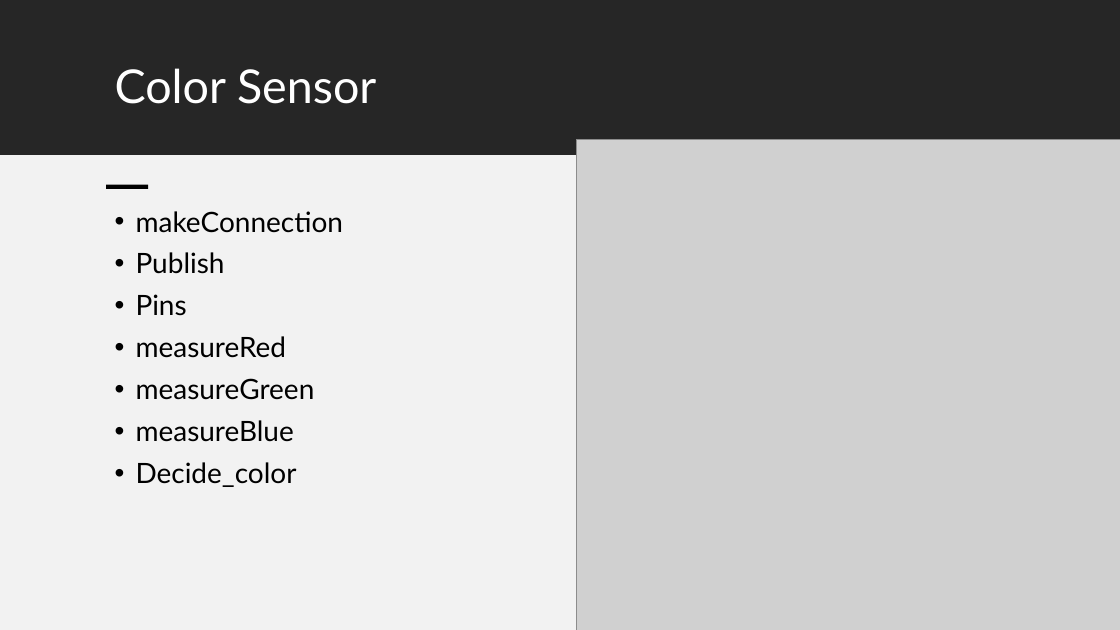
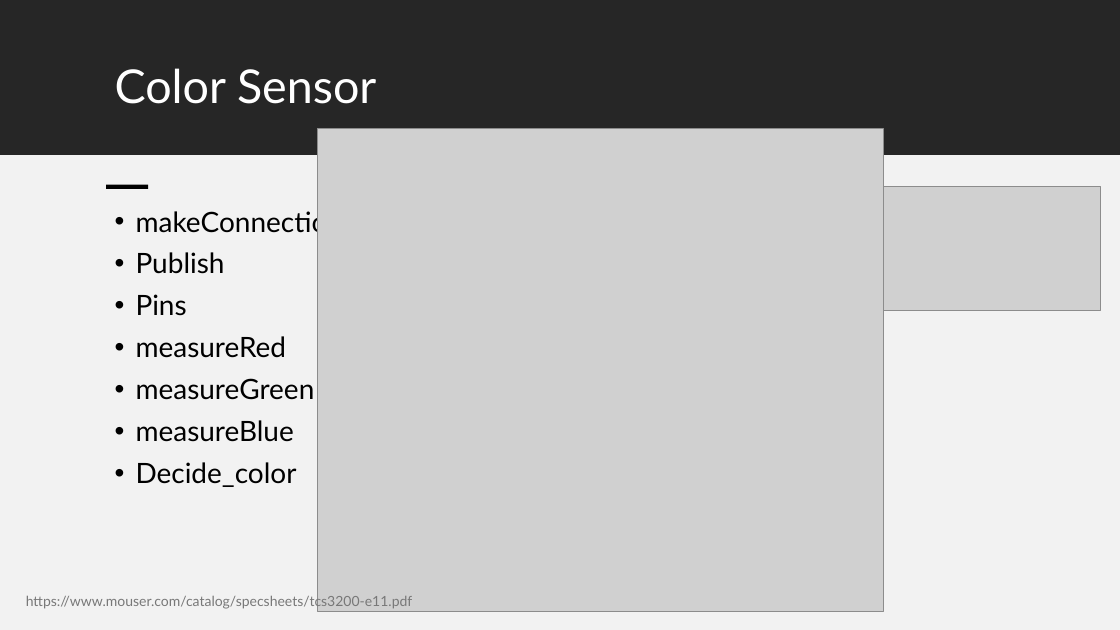
Before and after one commit to DavidGonzalez2399/SS2024_AES_Lab_A, a slide deck: slide 1 of Presentation_slides_Andrew.pptx. Drawn at 1120x630 pixels with LibreOffice and Linux fonts; fonts in the diff are those of the drawing; grey boxes stand for pictures. Boxes give left, top, right and bottom in pixels: in the first picture for what was removed or moved away, otherwise in the second. Text is boxed around its words. In the diff, an @@ line names an element or a change of style, - is before the commit and + after.

Commit message:
adjusted presentation slides

```diff
--- a/Presentation_slides_Andrew.pptx
+++ b/Presentation_slides_Andrew.pptx
@@ picture added at (318, 129, 884, 611) @@
@@ picture removed at (576, 139, 1120, 630) @@
@@ picture added at (842, 187, 1101, 311) @@
@@ text added at (26, 593, 413, 609), 12 pt, text #797979 @@
+https://www.mouser.com/catalog/specsheets/tcs3200-e11.pdf
```
